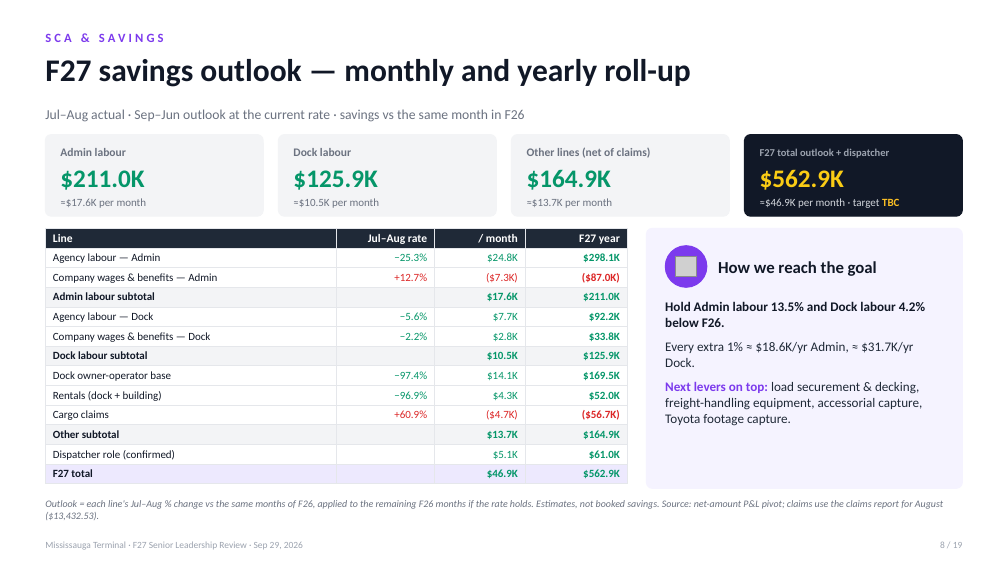
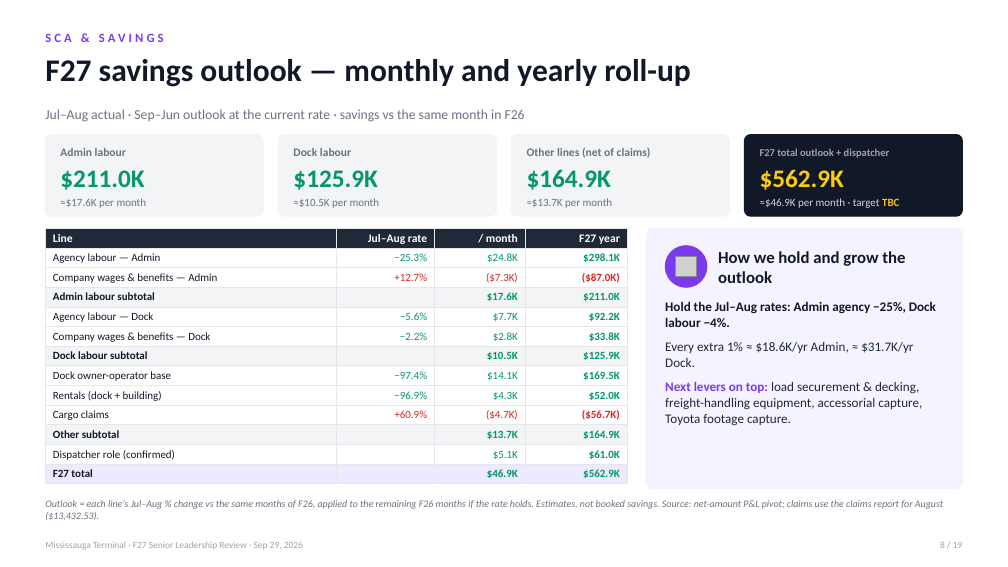
Before and after one commit to FuoriclasseX/mississauga-terminal-f26-cost-transformation-dashboard, a slide deck: slide 8 of presentation/Mississauga_F27_Leadership_Review_Sep29.pptx. Drawn at 1008x567 pixels with LibreOffice and Linux fonts; fonts in the diff are those of the drawing; grey boxes stand for pictures. Boxes give left, top, right and bottom in pixels: in the first picture for what was removed or moved away, otherwise in the second. Text is boxed around its words. In the diff, an @@ line names an element or a change of style, - is before the commit and + after.

```diff
--- a/presentation/Mississauga_F27_Leadership_Review_Sep29.pptx
+++ b/presentation/Mississauga_F27_Leadership_Review_Sep29.pptx
@@ text at [718, 251, 905, 283]: text changed @@
-How we reach the goal
+How we hold and grow the outlook
@@ text at [665, 301, 936, 327]: text changed @@
-Hold Admin labour 13.5% and Dock labour 4.2% below F26.
+Hold the Jul–Aug rates: Admin agency −25%, Dock labour −4%.
```
Also in this commit, not shown: 14 other slides changed, 1 other file.
